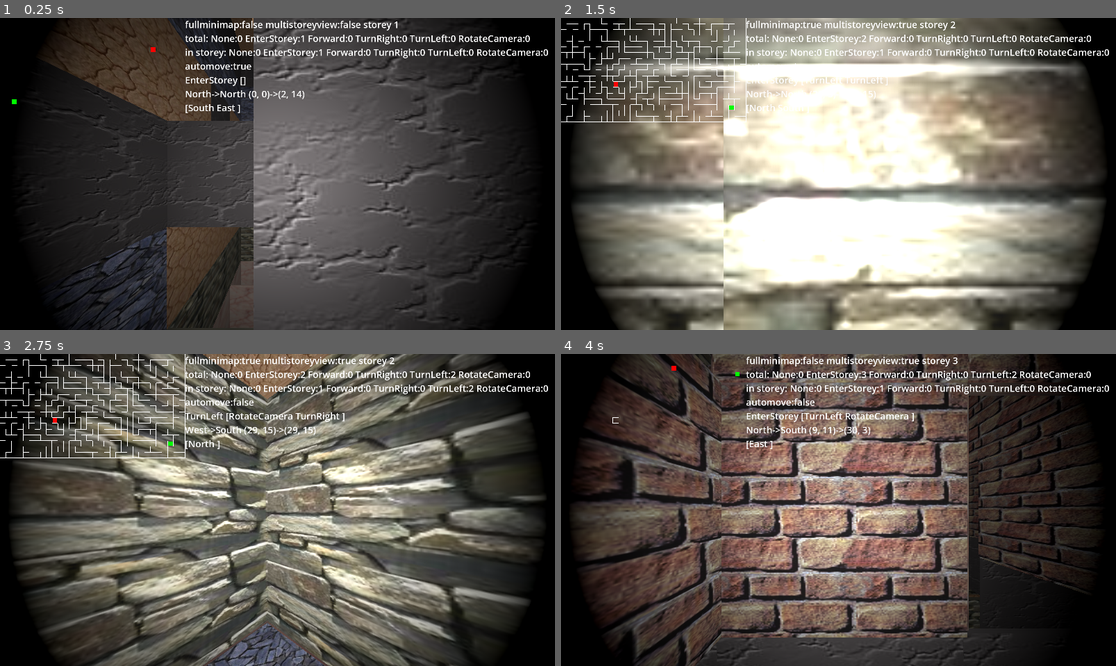
Above: before the commit, frames 1-4 (two rows, left to right).
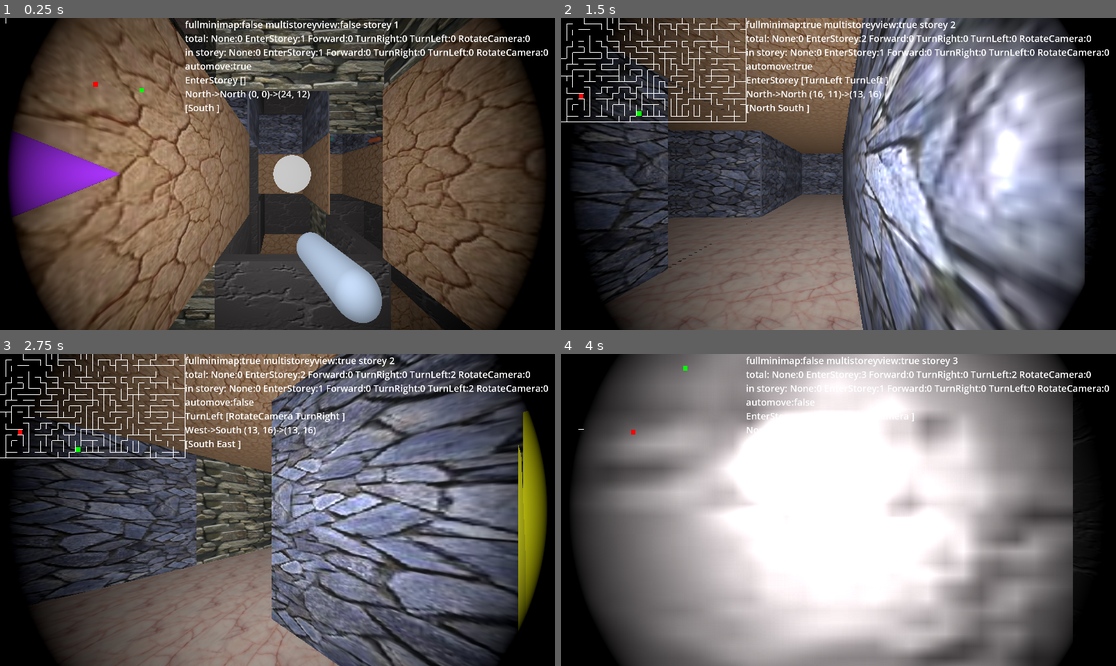
Above: after the commit, the same moments.

Repository: kasworld/gd4maze3d
Game: Godot game, scene res://main.tscn
Two runs of this game, one before a commit and one after it. Both use one fixed random seed, a clock stepped at 60 frames per second and the inputs below.
Inputs (mouse positions are in pixels of both pictures, inside the frame that each line leads up to):
- Up to frame 1 (0.25 s): no input
- Up to frame 2 (1.5 s): tap Enter at 0.5 s; move the mouse to (960, 158) at 0.52 s; hold Right 0.53-1.28 s; tap 1 at 0.6 s; click (960, 158) at 0.67 s; tap Space at 0.77 s; move the mouse to (727, 189) at 1.27 s; hold Down from 1.28 s (still down); tap 2 at 1.35 s
- Up to frame 3 (2.75 s): tap Space at 1.52 s; move the mouse to (333, 441) at 2.02 s; release Down at 2.03 s; hold Right from 2.03 s (still down); tap 3 at 2.1 s
- Up to frame 4 (4 s): move the mouse to (810, 572) at 2.77 s; release Right at 2.78 s; hold Up 2.78-3.53 s; tap Enter at 2.85 s; click (810, 572) at 2.92 s; tap Space at 3.02, 3.77 s; move the mouse to (1005, 556) at 3.52 s; hold Left from 3.53 s (still down); tap 1 at 3.6 s

The runs differ from the first frame. In frame 1, 75% of the frame differs, in the area x 1-98%, y 0-100%; in frame 2, 79%; in frame 3, 70%; in frame 4, 82%, in the area x 2-96%, y 0-100%.

Commit message:
storey list scroll

Diff:
--- a/main.gd
+++ b/main.gd
@@ -41,18 +41,21 @@
 		player_list.append(pl)
 		add_child(pl)
 		pl.auto_move = true
+	for i in StoreyCount:
+		var st = new_storey()
+		st.view_floor_ceiling(false,false)
+		storey_list.append(st)
 	start_new_maze()
 
 func start_new_maze()->void:
-	for st in storey_list:
-		st.queue_free()
-	storey_list.resize(0)
+	var todelst = storey_list.pop_front()
+	remove_child(todelst)
+	todelst.queue_free()
+	var toaddst = new_storey()
+	storey_list.push_back(toaddst)
 	for i in StoreyCount:
 		var posy = i - StoreyPlay
-		var st = new_storey()
-		st.view_floor_ceiling(false,false)
-		st.position.y = posy
-		storey_list.append(st)
+		storey_list[i].position.y = posy
 	storey_list[0].view_floor_ceiling(true,false)
 	storey_list[StoreyCount-1].view_floor_ceiling(false,true)
 
